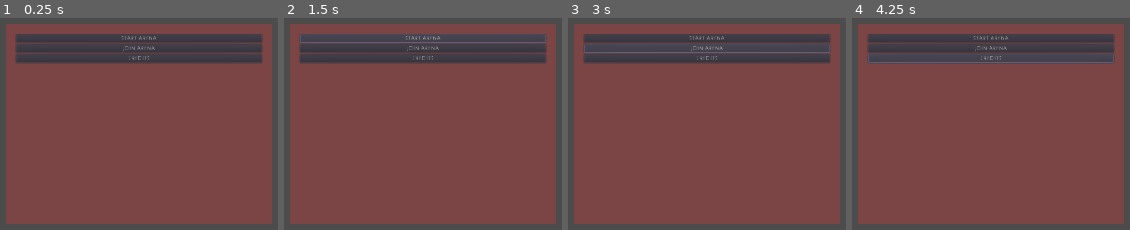
Above: before the commit, frames 1-4 (left to right).
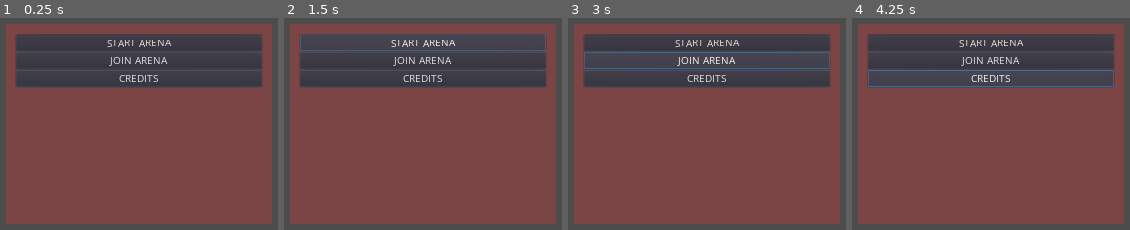
Above: after the commit, the same moments.

Repository: jamethy/battle-arena-jam
Game: Godot game, scene res://MainMenu/MainMenu.tscn
Same seed, same stepped clock (60 frames per second), same inputs: the game is played once before the commit and once after it. The project has no main scene, so this scene is started directly.
Inputs:
- Up to frame 1 (0.25 s): no input
- Up to frame 2 (1.5 s): click "START ARENA" at 0.5 s; click "START ARENA" at 1.25 s
- Up to frame 3 (3 s): click "START ARENA" at 2 s; click "JOIN ARENA" at 2.75 s
- Up to frame 4 (4.25 s): click "CREDITS" at 3.5 s

The runs differ from the first frame. In frame 1, 12% of the frame differs, in the area x 5-95%, y 8-33%; in frame 2, 13%; in frame 3, 12%; in frame 4, 12%.

Commit message:
Font fix

Diff:
--- a/fonts/opensans-regular-24.tres
+++ b/Common/fonts/opensans-regular-24.tres
@@ -1,6 +1,6 @@
 [gd_resource type="DynamicFont" load_steps=2 format=2]
 
-[ext_resource path="res://common/fonts/OpenSans-Regular.ttf" type="DynamicFontData" id=1]
+[ext_resource path="res://Common/fonts/OpenSans-Regular.ttf" type="DynamicFontData" id=1]
 
 [resource]
 size = 24
--- a/MainMenu/MainMenu.tscn
+++ b/MainMenu/MainMenu.tscn
@@ -37,17 +37,17 @@
 
 [node name="StartButton" type="Button" parent="PanelContainer/MarginContainer/VBoxContainer"]
 margin_right = 590.0
-margin_bottom = 20.0
+margin_bottom = 40.0
 text = "START ARENA"
 
 [node name="JoinButton" type="Button" parent="PanelContainer/MarginContainer/VBoxContainer"]
-margin_top = 24.0
+margin_top = 44.0
 margin_right = 590.0
-margin_bottom = 44.0
+margin_bottom = 84.0
 text = "JOIN ARENA"
 
 [node name="CreditsButton" type="Button" parent="PanelContainer/MarginContainer/VBoxContainer"]
-margin_top = 48.0
+margin_top = 88.0
 margin_right = 590.0
-margin_bottom = 68.0
+margin_bottom = 128.0
 text = "CREDITS"
--- a/MainMenu/ThemeMain.tres
+++ b/MainMenu/ThemeMain.tres
@@ -1,3 +1,6 @@
-[gd_resource type="Theme" format=2]
+[gd_resource type="Theme" load_steps=2 format=2]
+
+[ext_resource path="res://Common/fonts/opensans-regular-24.tres" type="DynamicFont" id=1]
 
 [resource]
+default_font = ExtResource( 1 )
Renamed: fonts/OpenSans-Bold.ttf -> Common/fonts/OpenSans-Bold.ttf
Renamed: fonts/OpenSans-BoldItalic.ttf -> Common/fonts/OpenSans-BoldItalic.ttf
Renamed: fonts/OpenSans-Italic.ttf -> Common/fonts/OpenSans-Italic.ttf
Renamed: fonts/OpenSans-Regular.ttf -> Common/fonts/OpenSans-Regular.ttf
Renamed: fonts/opensans_bold_32.tres -> Common/fonts/opensans_bold_32.tres
